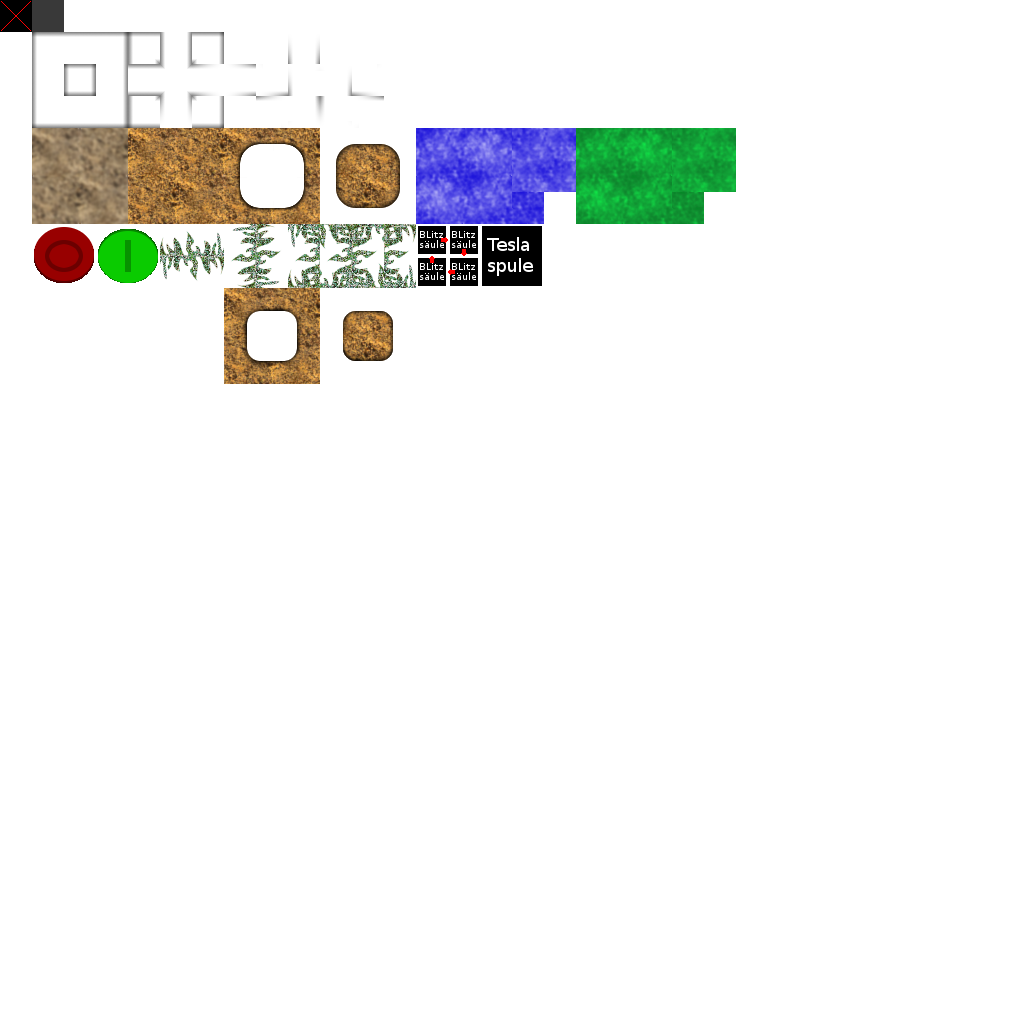
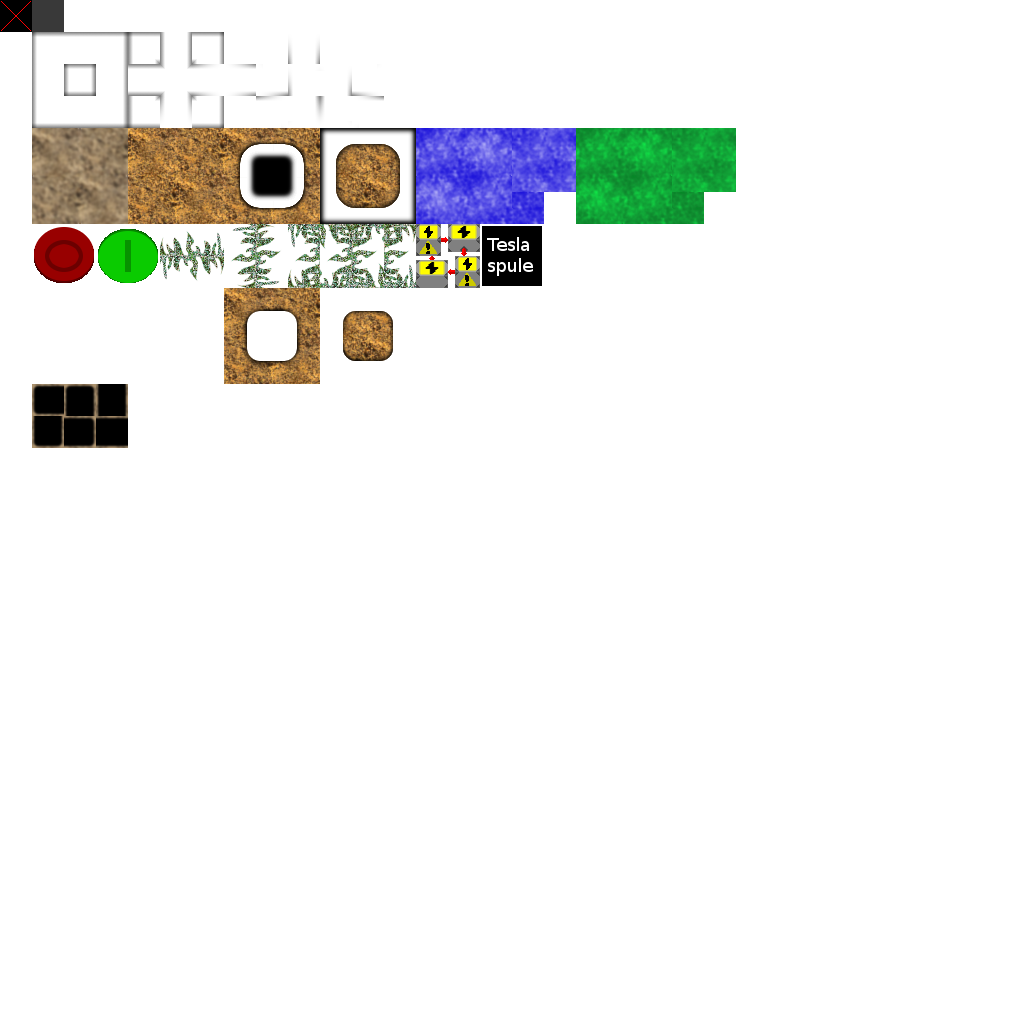
The second w=1024, h=1024 image is a revision of the first. Changes to its layers:
painted on "Eingefügte Ebene-Kopie #1" over (32, 128, 480, 448)
